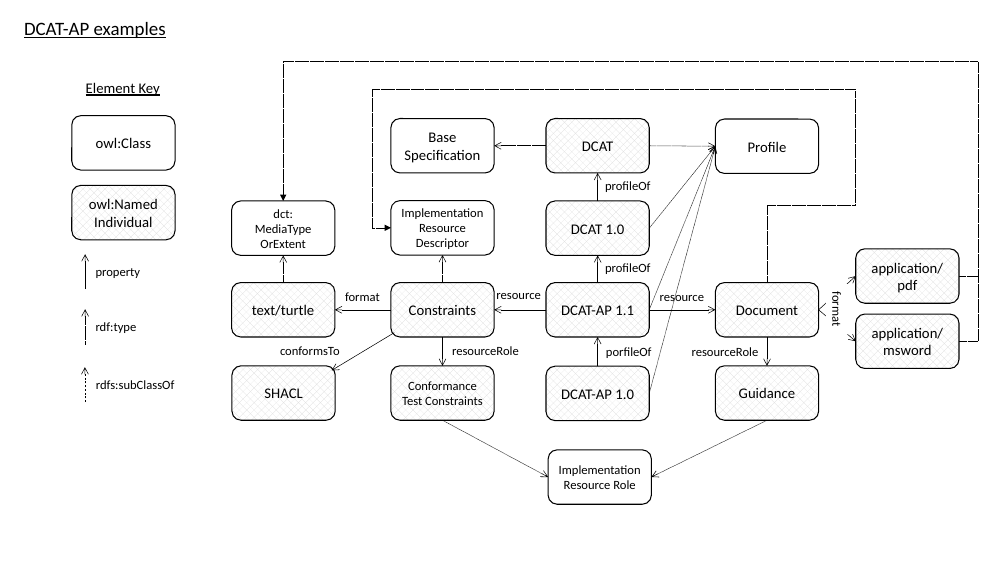
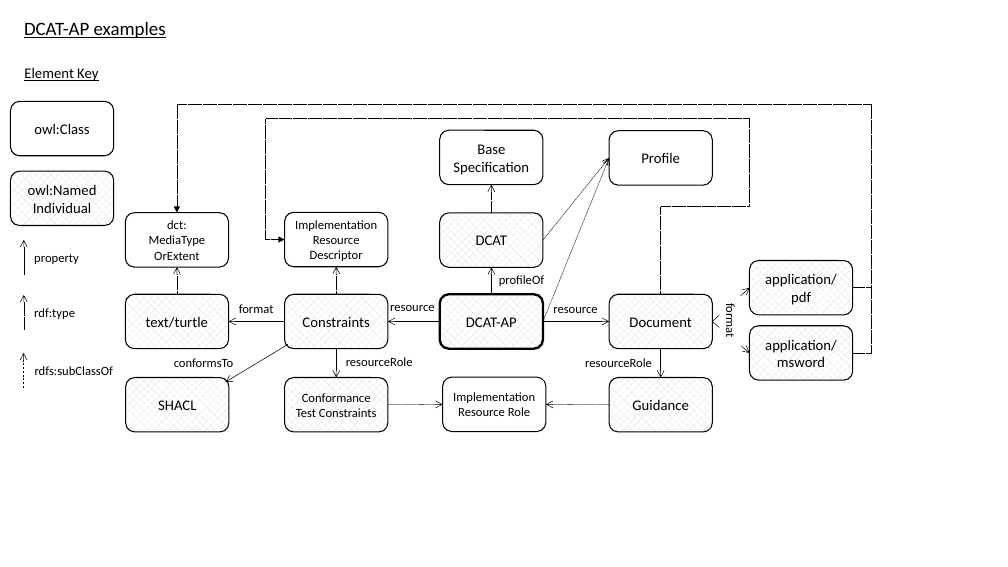
Before and after one commit to w3c/dxwg, a slide deck: slide 5 of profiledesc/profiledesc-diagrams.pptx. Drawn at 1008x567 pixels with LibreOffice and Linux fonts; fonts in the diff are those of the drawing. Boxes give left, top, right and bottom in pixels: in the first picture for what was removed or moved away, otherwise in the second. Text is boxed around its words. In the diff, an @@ line names an element or a change of style, - is before the commit and + after.

```diff
--- a/profiledesc/profiledesc-diagrams.pptx
+++ b/profiledesc/profiledesc-diagrams.pptx
@@ elbow arrow moved from (960, 341) - (284, 201) to (853, 353) - (177, 212) @@
@@ elbow arrow moved from (856, 90) - (391, 228) to (749, 119) - (284, 240) @@
@@ elbow line moved from (768, 283) - (856, 91) to (661, 294) - (749, 119) @@
@@ rounded rectangle "Base Specification": place and size @@
-rounded rectangle "Base Specification" at <box>391,119,495,173</box>
+rounded rectangle "Base Specification" at <box>440,130,544,185</box>
@@ arrow removed from (650, 228) to (715, 146) @@
@@ arrow removed from (650, 393) to (715, 146) @@
@@ arrow moved from (650, 146) - (715, 146) to (543, 240) - (609, 158) @@
@@ arrow removed from (598, 201) to (598, 173) @@
@@ arrow moved from (546, 146) - (495, 146) to (492, 213) - (492, 185) @@
@@ rounded rectangle removed at <box>546,201,650,256</box> @@
-DCAT 1.0
@@ text removed at <box>605,181,650,192</box> @@
-profileOf
@@ rounded rectangle "DCAT": place and size @@
-rounded rectangle "DCAT" at <box>546,119,650,173</box>
+rounded rectangle "DCAT" at <box>440,213,544,268</box>
@@ 4 texts, 3 arrows, 2 rounded rectangles: place and size @@
-4 texts, 3 arrows, 2 rounded rectangles at <box>72,82,175,402</box>
+4 texts, 3 arrows, 2 rounded rectangles at <box>11,67,114,388</box>
@@ 12 rounded rectangles, 12 arrows, 7 texts, 1 rectangle, 1 line: place and size @@
-12 rounded rectangles, 12 arrows, 7 texts, 1 rectangle, 1 line at <box>231,119,979,420</box>
+12 rounded rectangles, 12 arrows, 7 texts, 1 rectangle, 1 line at <box>126,131,872,432</box>
@@ rounded rectangle "DCAT-AP" at <box>440,294,544,349</box>: outline #000000 1 pt to #000000 2.25 pt @@
@@ text in rounded rectangle at <box>466,317,517,327</box>: text changed @@
-DCAT-AP 1.1
+DCAT-AP
@@ arrow removed from (598, 366) to (598, 337) @@
@@ text removed at <box>606,347,652,358</box> @@
-porfileOf
@@ rounded rectangle "Implementation Resource Role": place and size @@
-rounded rectangle "Implementation Resource Role" at <box>548,450,652,504</box>
+rounded rectangle "Implementation Resource Role" at <box>443,377,547,432</box>
@@ rounded rectangle removed at <box>546,366,650,420</box> @@
-DCAT-AP 1.0
@@ arrow moved from (442, 420) - (548, 477) to (388, 405) - (443, 405) @@
@@ arrow moved from (768, 420) - (652, 477) to (609, 405) - (546, 405) @@
```
Also in this commit, not shown: 1 other slide changed, 1 slide added, 3 other files.
